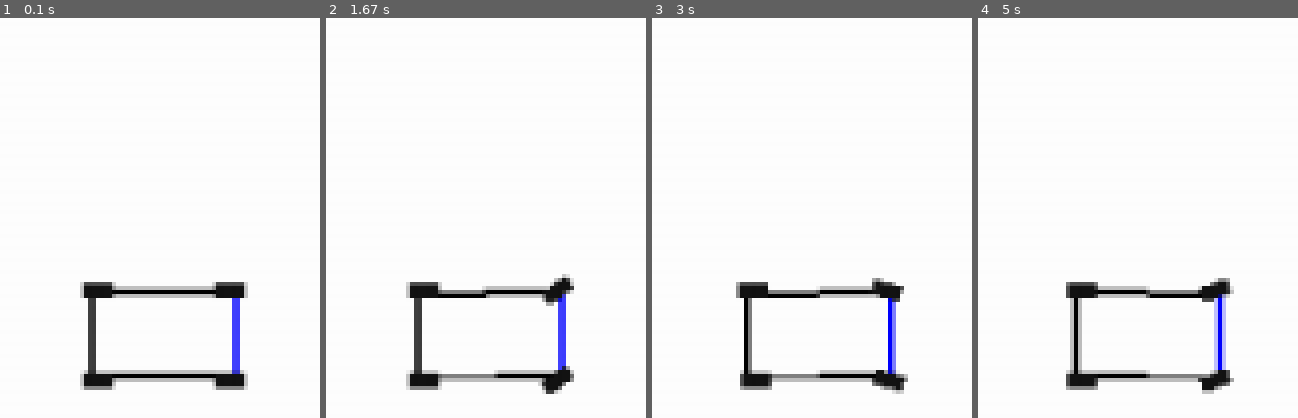
Above: before the commit, frames 1-4 (left to right).
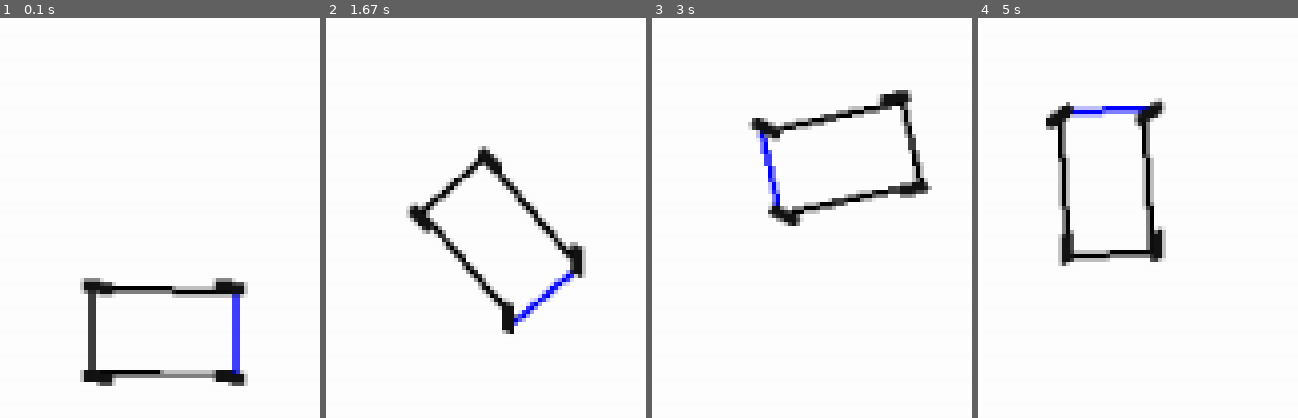
Above: after the commit, the same moments.

Repository: Mateo755/MPPI_Motion_Controller
Game: pygame game, started from main.py
Same seed, same stepped clock (60 frames per second), same inputs: the game is played once before the commit and once after it.
Inputs:
- Up to frame 1 (0.1 s): no input
- Up to frame 2 (1.67 s): tap Space at 0.33, 1.07, 1.37, 1.57 s; tap R at 0.67 s; hold D 1-1.47 s; hold W from 1.5 s (still down)
- Up to frame 3 (3 s): release W at 1.8 s; hold D 1.83-2.3 s; tap Space at 1.9, 2.2, 2.4, 2.7, 2.97 s; hold A 2.33-2.87 s; hold S from 2.9 s (still down)
- Up to frame 4 (5 s): release S at 3.2 s; hold A 3.23-3.63 s; tap Space at 3.3, 3.6, 3.73, 4.13, 4.43, 4.8 s; hold W 3.67-4.03 s; hold D 4.07-4.7 s; hold S from 4.73 s (still down)

The runs differ from the first frame. In frame 1, 2.5% of the frame differs, in the area x 25-78%, y 65-93%; in frame 2, 8.4%; in frame 3, 8.5%; in frame 4, 9.2%, in the area x 21-80%, y 20-94%.

Commit message:
DynamicModel adjusted to control by keyboard, not working properly

Diff:
--- a/main.py
+++ b/main.py
@@ -1,7 +1,7 @@
 import pygame
 import sys
 from vehicle_sprite import VehicleSprite
-from vehicle_model import VehicleModelKinematic  # <- Twój model dynamiki pojazdu
+from vehicle_model import VehicleModelKinematic,VehicleModel  # <- Twój model dynamiki pojazdu
 
 # --- MAIN ---
 def main():
@@ -11,7 +11,7 @@
     clock = pygame.time.Clock()
 
     # Model i sprite pojazdu
-    model = VehicleModelKinematic()
+    model = VehicleModel()
     car = VehicleSprite(model, start_pos=(400, 300))
 
     running = True
--- a/vehicle_model.py
+++ b/vehicle_model.py
@@ -4,24 +4,34 @@
 # --- MODEL DYNAMIKI ---
 class VehicleModel:
     def __init__(self):
-        self.lF = 0.9
-        self.lR = 0.9
-        self.m = 200.0
-        self.Iz = 100.0
-        self.g = 9.81
+        """Definicja parametrów pojazdu"""
+        # ------------------Parametry pojazdu, korpusu------------------
+        #
+        self.lF = 0.9               # odległość od środka masy do osi przedniej
+        self.lR = 0.9               # odległość od środka masy do osi tylnej
+        self.m = 230.0              # masa pojazdu
+        self.Iz = 108.5             # moment bezwładności względem osi Z
+        self.g = 9.81               # przyspieszenie grawitacyjne
 
-        self.BF = 5.0
-        self.CF = 1.3
-        self.DF = 1.0
-        self.BR = 5.0
+        # ------------------Parametry opon-------------------------------
+        # -Przód
+        self.BF = 10.0               # sztywność opon (krzywizna)
+        self.CF = 1.3           # kształt krzywej (nachylenie)
+        self.DF = 1.0              # maksymalna siła boczna (amplituda)
+
+        # -Tył
+        self.BR = 12.0
         self.CR = 1.3
         self.DR = 1.0
 
-        self.Cm = 400.0
-        self.Cr0 = 0 #50.0
-        self.Cr2 = 1.0
+        # -----------------Napęd i opory jazdy-----------------------------
 
-        self.ptv = 10.0
+        self.Cm = 0.3 * self.m             # współczynnik napędu (jak bardzo T wpływa na siłę napędową)
+        self.Cr0 = 50            # opór toczenia (stały)
+        self.Cr2 = 0.5            # opór aerodynamiczny (rosnący z prędkością kwadratowo)
+
+        self.ptv = 0.05
+
 
     def curvature(self, s):
         return 0.0
@@ -49,6 +59,8 @@
     def dynamics(self, x, u, s=0.0):
         s_pos, n, mu, vx, vy, r, delta, T = x
         ddelta, dT = u
+
+        print(f"s_pos: {s_pos}, n: {n}, mu: {mu}, vx: {vx}, vy: {vy}, r: {r}, delta: {delta}, T: {T}")
 
         kappa = self.curvature(s_pos)
         Fy_f, Fy_r = self.tire_forces(x)
--- a/vehicle_sprite.py
+++ b/vehicle_sprite.py
@@ -1,9 +1,11 @@
 import pygame
 import numpy as np
+from math import degrees
+
 
 def wrap_angle(angle):
-    # Zmienia kąt, żeby zawsze mieścił się w przedziale [-180, 180]
-    return (angle + 180) % 360 - 180
+    return (angle + np.pi) % (2 * np.pi) - np.pi
+
 
 class VehicleSprite:
     def __init__(self, model, start_pos, scale=50, origin_x=400, origin_y=300):
@@ -12,118 +14,54 @@
         self.origin_x = origin_x
         self.origin_y = origin_y
 
-        # Stan: s, n, mu, vx, vy, r, delta, T
-        L = 0.9 + 0.9
-        R = 2.5
-        delta = np.arctan(L / R)
-        #self.state = np.array([0.0, 0.0, 0.0, 2.0, 0.0, 0.0, delta, 0])
-        self.state = np.array([0.0, 0.0, 0.0, 0.0, 0.0, 0.0, 0.0, 0.0])
-        self.control = np.array([0.0, 0.0])
+        # --- STAN POJAZDU ---
+        self.state = np.array([0.0, 0.0, 0.0,   # s, n, mu (nieużywane)
+                               0.0, 0.0, 0.0,   # vx, vy, r
+                               0.0, 0.0])      # delta, T
+        self.control = np.array([0.0, 0.0])     # [delta_dot, T_dot]
 
-        # Rozmiary pojazdu
+        # Własna pozycja (niezależna od toru)
+        self.x_pos = 0.0  # [m]
+        self.y_pos = 0.0  # [m]
+        self.yaw = 0.0    # [rad]
+
+        # --- WYGLĄD ---
         self.car_width = 50
         self.car_height = 30
 
-        # Korpus pojazdu
         self.original_body = pygame.Surface((self.car_width, self.car_height), pygame.SRCALPHA)
         pygame.draw.rect(self.original_body, (0, 0, 0), (0, 0, self.car_width, self.car_height), 2)
-
-        # Zaznaczenie przodu auta (prawa krawędź)
         pygame.draw.line(self.original_body, (0, 0, 255), (self.car_width - 2, 0), (self.car_width - 2, self.car_height), 2)
-
         self.body_image = self.original_body.copy()
         self.body_rect = self.body_image.get_rect(center=start_pos)
 
-        # Koła – przygotuj wycentrowany prostokąt
+        # --- KOŁA ---
         self.wheel_width = 12
-        self.wheel_height = 7
+        self.wheel_height = 6
         self.wheel_surf = pygame.Surface((self.wheel_width, self.wheel_height), pygame.SRCALPHA)
-        wheel_rect = self.wheel_surf.get_rect()
-        pygame.draw.rect(self.wheel_surf, (20, 20, 20), wheel_rect.inflate(-2, -2))
+        pygame.draw.rect(self.wheel_surf, (20, 20, 20), self.wheel_surf.get_rect().inflate(-2, -2))
 
-        # Pozycje tylnych kół względem środka auta
         self.wheel_offsets = {
+            "RL": (-self.car_width // 2 + 3,  self.car_height // 2),
+            "RR": (-self.car_width // 2 + 3, -self.car_height // 2),
             "FL": ( self.car_width // 2 - 3,  self.car_height // 2),
             "FR": ( self.car_width // 2 - 3, -self.car_height // 2),
-            "RL": (-self.car_width // 2 + 3,  self.car_height // 2),
-            "RR": (-self.car_width // 2 + 3, -self.car_height // 2)
         }
 
         self.wheels = []
 
-    def update(self, dt):
-        dx = self.model.dynamics(self.state, self.control) * dt
-        self.state += dx
-
-        # Pozycja i orientacja korpusu
-        x = self.origin_x + self.state[0] * self.scale
-        y = self.origin_y + self.state[1] * self.scale
-        car_angle = wrap_angle(-np.degrees(self.state[2]))
-
-        # Obrót korpusu
-        self.body_image = pygame.transform.rotate(self.original_body, car_angle)
-        self.body_rect = self.body_image.get_rect(center=(x, y))
-
-        # --- KOŁA ---
-        self.wheels = []
-        # Oblicz kąt dla przednich kół (skręt) – zależny od sterowania (delta)
-        delta_deg = -np.degrees(self.state[6])  # skręt w stopniach dla przednich kół
-
-        #steering_factor = 0.001  # Współczynnik ograniczający skręt
-
-        theta = self.state[2]  # obrót korpusu w radianach
-        R = np.array([
-            [np.cos(theta), -np.sin(theta)],
-            [np.sin(theta),  np.cos(theta)]
-        ])
-
-        for key, (dx, dy) in self.wheel_offsets.items():
-            local_offset = np.array([dx, dy])
-            rotated_offset = R @ local_offset
-            wheel_x = x + rotated_offset[0]
-            wheel_y = y + rotated_offset[1]
-
-            # Obrót tylnich kół = obrót korpusu / Przednie koła skręcają się o delta
-            local_wheel_angle = (car_angle + delta_deg) if key in ("FL", "FR") else car_angle
-            #print(local_wheel_angle)
-            rotated_wheel = pygame.transform.rotate(self.wheel_surf, local_wheel_angle)
-            rect = rotated_wheel.get_rect()
-            rect.center = (wheel_x, wheel_y)
-
-            self.wheels.append((rotated_wheel, rect))
-
-    def draw(self, screen):
-        screen.blit(self.body_image, self.body_rect)
-        for img, rect in self.wheels:
-            screen.blit(img, rect)
-
-    def set_control(self, throttle, steering):
-        self.control = np.array([steering, throttle])
-
     def apply_control_input(self, throttle_input, steering_input, dt):
-        # Przeliczenie sterowania WASD na prędkości zmian
-        # dT = 2.0 * throttle_input
-        # ddelta = 1.5 * steering_input
-
-        # # Aktualizuj sterowanie w stanie pojazdu
-        # self.state[6] += ddelta * dt  # delta (skręt)
-        # self.state[7] += dT * dt      # T (napęd)
-
-        # # (opcjonalnie: ogranicz zakres delta i T)
-        # self.state[6] = max(-0.6, min(0.6, self.state[6]))  # max skręt ± rad
-        # self.state[7] = max(-1.0, min(1.0, self.state[7]))  # max napęd
-
         max_delta_rate = np.radians(90)
-        max_throttle_rate = 1.5  # szybciej narasta
+        max_throttle_rate = 2.0
 
         delta_dot = max_delta_rate * steering_input
 
-        # TYLKO jeśli trzymamy W (czyli throttle_input > 0) → naliczamy gaz
         if throttle_input > 0:
             T_dot = max_throttle_rate
         elif throttle_input < 0:
             T_dot = -max_throttle_rate
         else:
+            # Naturalne wytracanie
             if self.state[7] > 0:
                 T_dot = -max_throttle_rate
             elif self.state[7] < 0:
@@ -133,20 +71,62 @@
 
         self.control = np.array([delta_dot, T_dot])
 
+    def update(self, dt):
+        dx = self.model.dynamics(self.state, self.control) * dt
+        self.state += dx
+
+        # Integracja pozycji i yaw z vx, vy, r
+        vx, vy, r = self.state[3], self.state[4], self.state[5]
+        self.yaw += r * dt
+        self.yaw = wrap_angle(self.yaw)
+
+        self.x_pos += (vx * np.cos(self.yaw) - vy * np.sin(self.yaw)) * dt
+        self.y_pos += (vx * np.sin(self.yaw) + vy * np.cos(self.yaw)) * dt
+
+        # Rysowanie korpusu
+        screen_x = self.origin_x + self.x_pos * self.scale
+        screen_y = self.origin_y - self.y_pos * self.scale
+        car_angle = -degrees(self.yaw)
+
+        self.body_image = pygame.transform.rotate(self.original_body, car_angle)
+        self.body_rect = self.body_image.get_rect(center=(screen_x, screen_y))
+
+        # KOŁA
+        self.wheels = []
+        delta_deg = degrees(self.state[6])
+        for key, (dx, dy) in self.wheel_offsets.items():
+            R = np.array([
+                [np.cos(self.yaw), -np.sin(self.yaw)],
+                [np.sin(self.yaw),  np.cos(self.yaw)]
+            ])
+            local_offset = np.array([dx, dy])
+            rotated_offset = R @ local_offset
+            wheel_x = screen_x + rotated_offset[0]
+            wheel_y = screen_y + rotated_offset[1]
+
+            local_angle = car_angle + (delta_deg if key in ("FL", "FR") else 0)
+            rotated_wheel = pygame.transform.rotate(self.wheel_surf, local_angle)
+            rect = rotated_wheel.get_rect(center=(wheel_x, wheel_y))
+            self.wheels.append((rotated_wheel, rect))
+
+    def draw(self, screen):
+        screen.blit(self.body_image, self.body_rect)
+        for img, rect in self.wheels:
+            screen.blit(img, rect)
+
     def stop(self):
-        self.state[3] = 0.0  # vx – prędkość wzdłużna
-        self.state[4] = 0.0  # vy – prędkość poprzeczna (jeśli używasz)
-        self.state[5] = 0.0  # r  – prędkość obrotowa
-        self.state[7] = 0.0  # T  – napęd
+        self.state[3] = 0.0  # vx
+        self.state[4] = 0.0  # vy
+        self.state[5] = 0.0  # r
+        self.state[7] = 0.0  # T
+        self.control = np.array([0.0, 0.0])
 
     def respawn(self, pos=None):
-        # Jeśli nie podano pozycji, respawn na środku domyślnym
         if pos is None:
             pos = (self.origin_x, self.origin_y)
-
-        # Reset stanu: s, n, mu, vx, vy, r, delta, T
-        self.state = np.array([0.0, 0.0, 0.0, 0.0, 0.0, 0.0, 0.0, 0.0])
-        self.control = np.array([0.0, 0.0])
-
-        # Pozycja sprite'a
+        self.state = np.zeros(8)
+        self.control = np.zeros(2)
+        self.x_pos = 0.0
+        self.y_pos = 0.0
+        self.yaw = 0.0
         self.body_rect.center = pos
